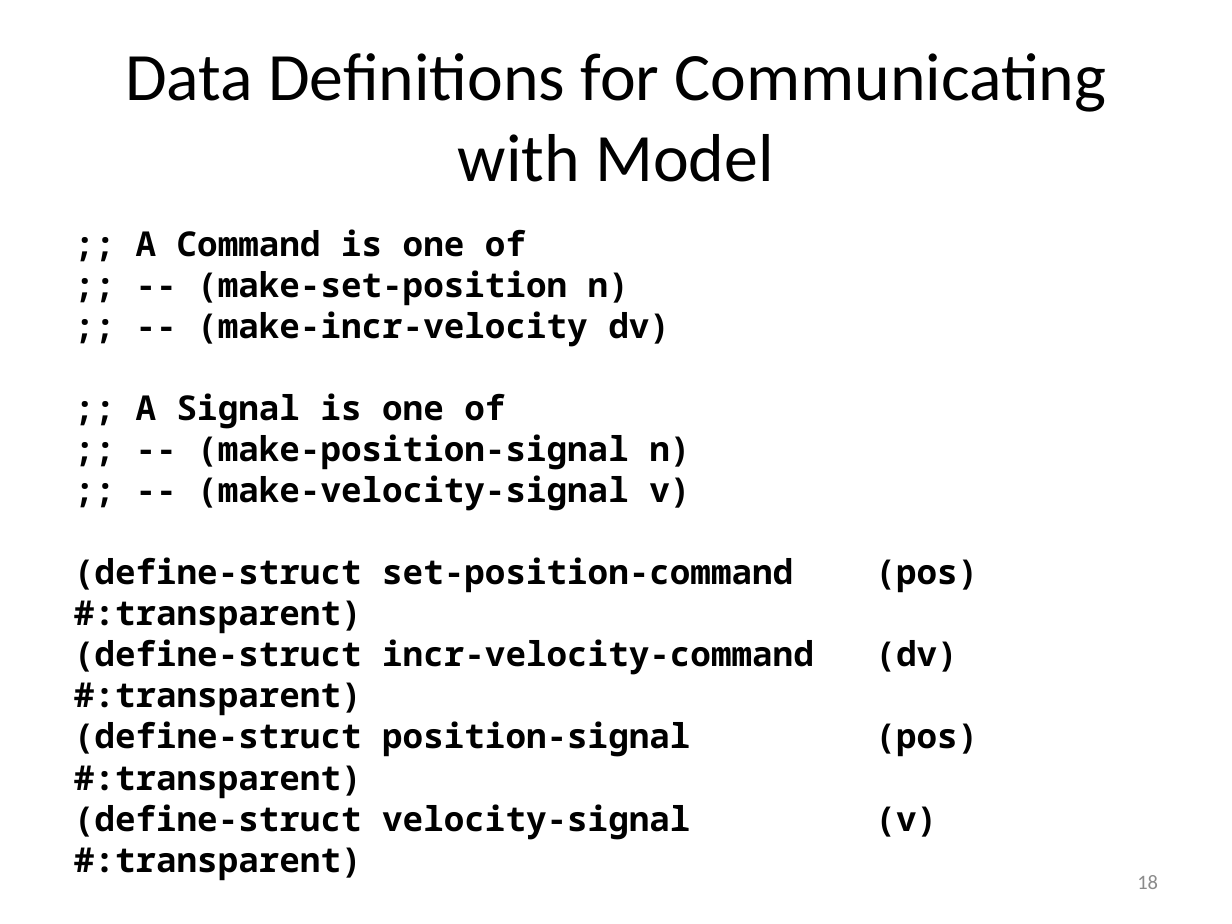
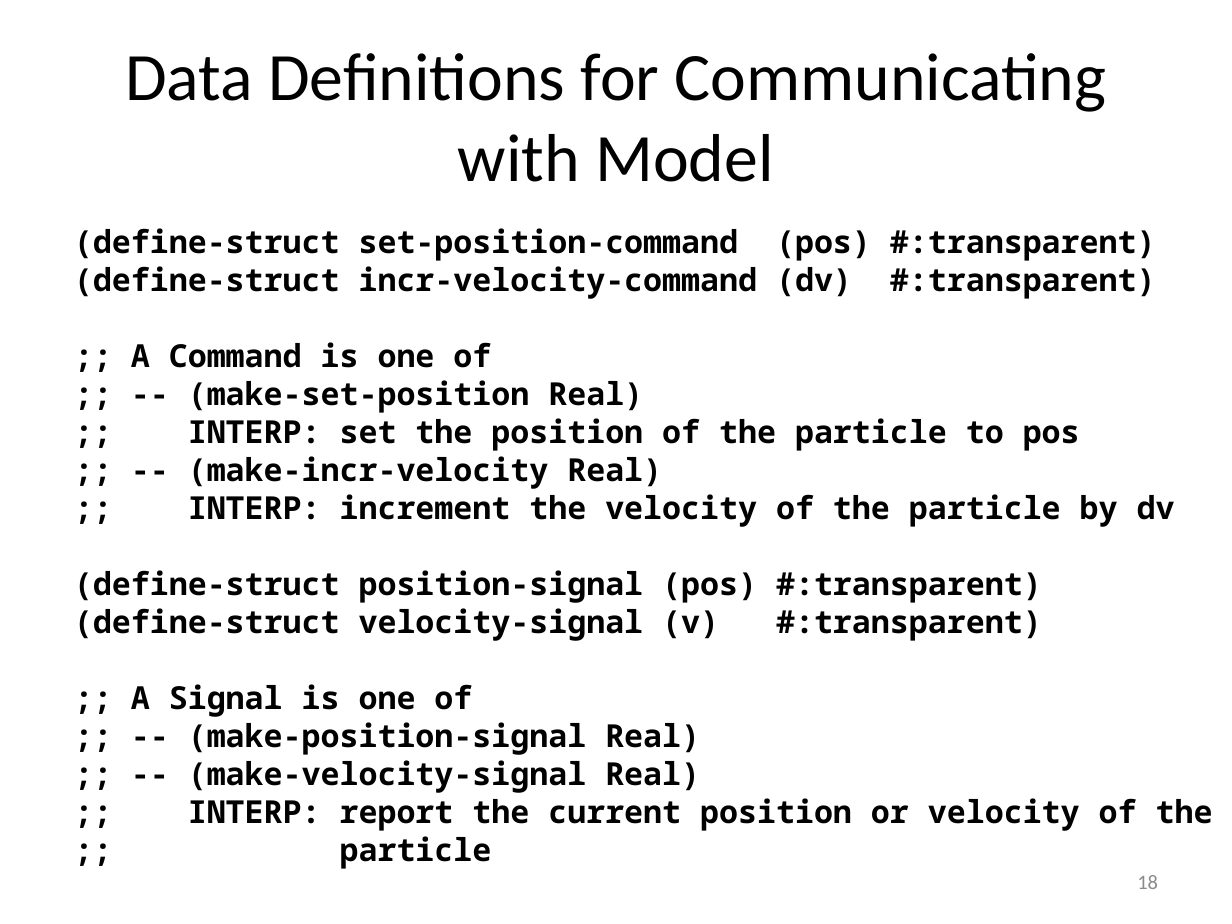
Before and after one commit to mwand/cs5010f16, a slide deck: slide 18 of Slides/Lesson 11.3 Model-View-Controller Architecture.pptx. Drawn at 1232x924 pixels with LibreOffice and Linux fonts; fonts in the diff are those of the drawing. Boxes give left, top, right and bottom in pixels: in the first picture for what was removed or moved away, otherwise in the second. Text is boxed around its words. In the diff, an @@ line names an element or a change of style, - is before the commit and + after.

```diff
--- a/Slides/Lesson 11.3 Model-View-Controller Architecture.pptx
+++ b/Slides/Lesson 11.3 Model-View-Controller Architecture.pptx
@@ text at [74,228,1156,641]: size 20 to 18.5 pt in "(define-struct set-position-command (pos) #:transparent)", "(define-struct incr-velocity-command (dv) #:transparent)", "(define-struct position-signal (pos) #:transparent)", "(define-struct velocity-signal (v) #:transparent)" @@
@@ text at [136,229,690,511]: paragraphs removed @@
-;; A Command is one of
-;; -- (make-set-position n)
-;; -- (make-incr-velocity dv)
-;; A Signal is one of
-;; -- (make-position-signal n)
-;; -- (make-velocity-signal v)
@@ text at [131,342,1175,527]: paragraphs added @@
+;; A Command is one of
+;; -- (make-set-position Real)
+;; INTERP: set the position of the particle to pos
+;; -- (make-incr-velocity Real)
+;; INTERP: increment the velocity of the particle by dv
@@ text at [131,684,1213,831]: paragraphs added @@
+;; A Signal is one of
+;; -- (make-position-signal Real)
+;; -- (make-velocity-signal Real)
+;; INTERP: report the current position or velocity of the
+;; particle
```
Also in this commit, not shown: 2 other slides changed, 2 other files.
